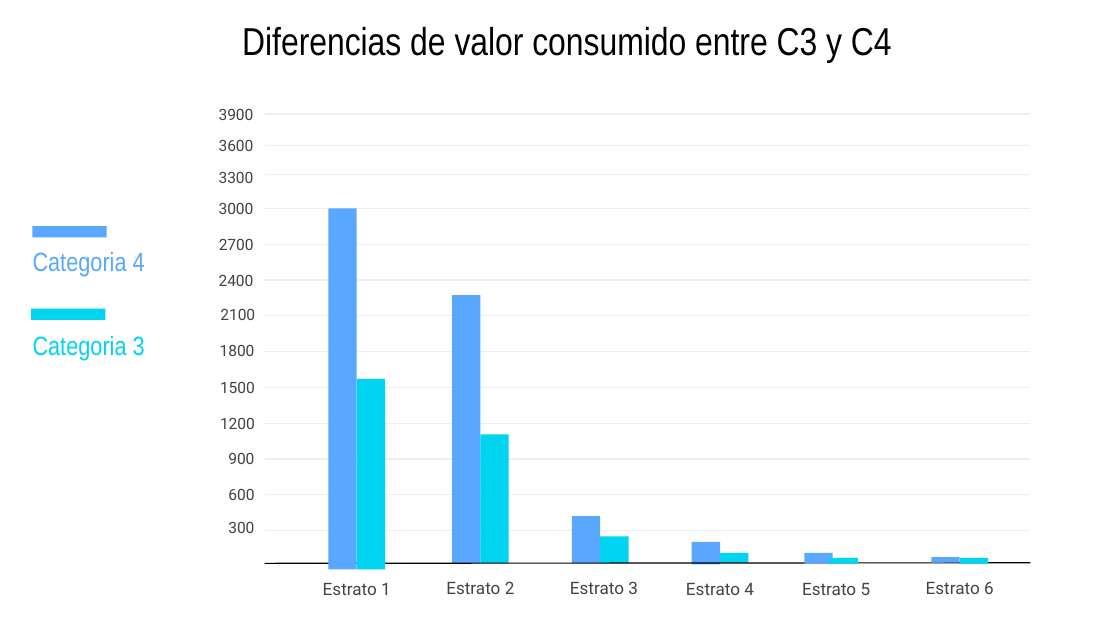
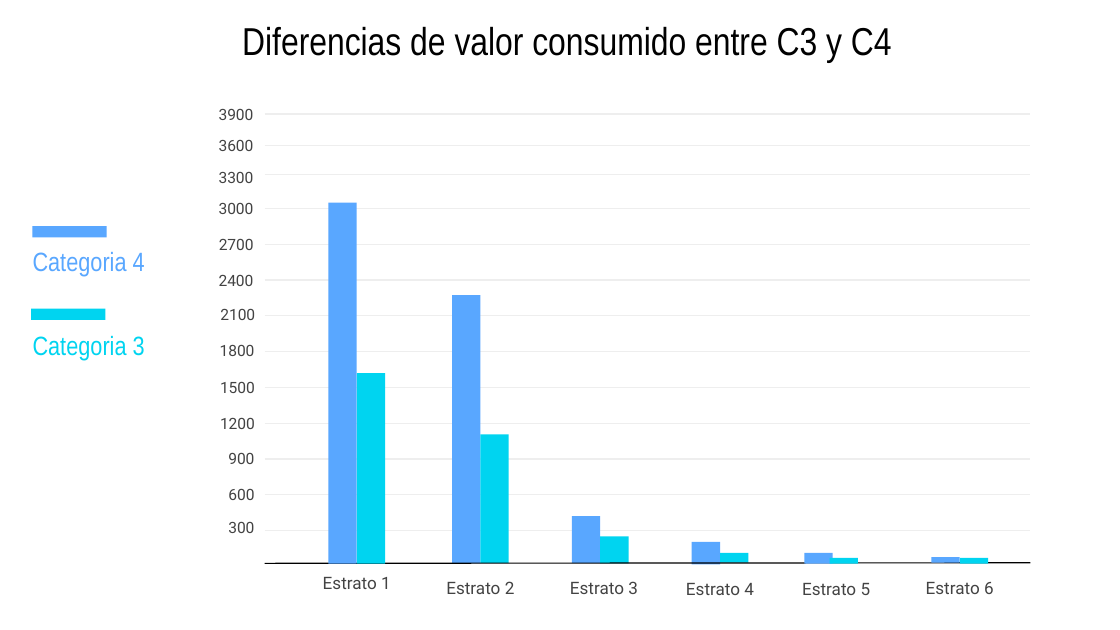
Before and after one commit to jtabordaj/research_eslatina, a slide deck: slide 47 of reporte_estadistico/presentacion/presentacionCategorias/presentation.pptx. Drawn at 1120x630 pixels with LibreOffice and Linux fonts; fonts in the diff are those of the drawing. Boxes give left, top, right and bottom in pixels: in the first picture for what was removed or moved away, otherwise in the second. Text is boxed around its words. In the diff, an @@ line names an element or a change of style, - is before the commit and + after.

```diff
--- a/reporte_estadistico/presentacion/presentacionCategorias/presentation.pptx
+++ b/reporte_estadistico/presentacion/presentacionCategorias/presentation.pptx
@@ 2 rectangles, 1 text: place and size @@
-2 rectangles, 1 text at [323,208,391,595]
+2 rectangles, 1 text at [323,203,391,589]
```
Also in this commit, not shown: 1 other slide changed, 17 slides added, 22 other files.
